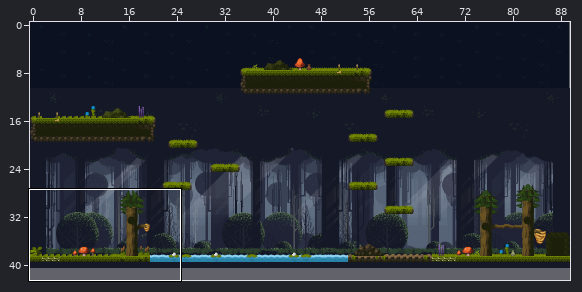
Tiled map: assets/SRLvl1.tmx. The picture above shows the old version from afar; the outline marks the close-up.
Close-up. Before the edit:
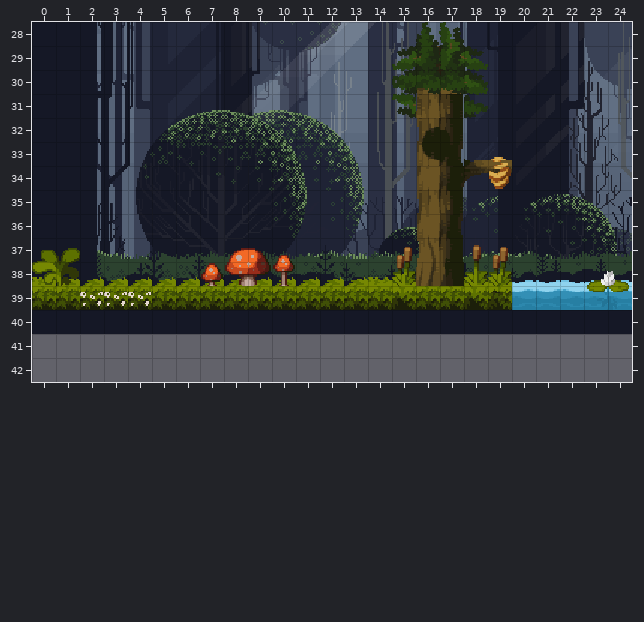
Cells are 16x16 px. Shown: x 0..24, y 28..42. The commit also changed other parts of the map, which this record leaves out. The old version is drawn lined up with the new one.
After the commit:
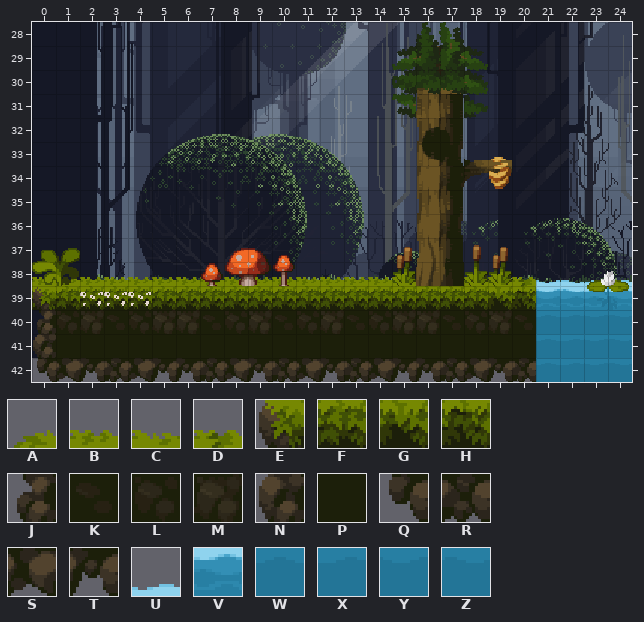
Key: from "PrototypeTiles": A 0, B 1, C 2, D 3, E 25, F 26, G 27, H 28, J 50, K 51, L 52, M 53, N 75, P 76, Q 100, R 101, S 102, T 103, U 458, V 483, W 506, X 507, Y 508, Z 509.
_ is an empty cell, . an unchanged one.
The exact change:
map size 90x40 -> 90x43 cells
layer "Background" offset 0,176 -> 0,192 px
--- layer "Tile Layer 1"
@@ x 1..20 @@
-38 AAAAAAAAAAAAA.C..CDU
-39 ..............G..GHV
+38 BBBBBBBBBBBBB.B..BCD
+39 ..............F..FGH
--- layer "Tile Layer 2"
@@ x 0..24 @@
-39 _........................
-40 _________________________
-41 _________________________
-42 _________________________
+39 E........................
+40 JLMKLMMKLMKLMKLMMKLMKWXYZ
+41 NPPPPPPPPPPPPPPPPPPPPWXYZ
+42 QSTRSTTRSTRSTRSTTRSTRWXYZ
